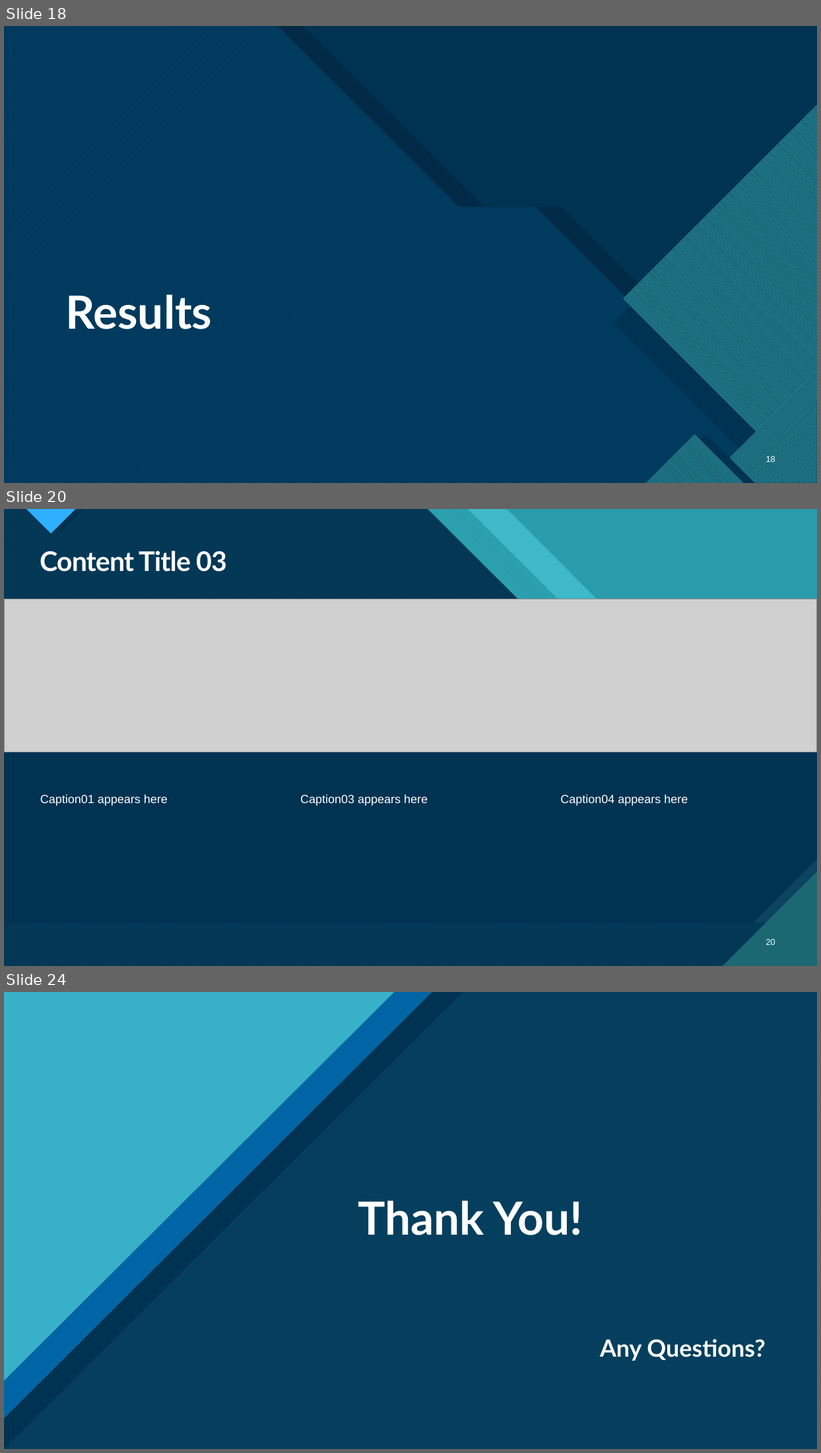
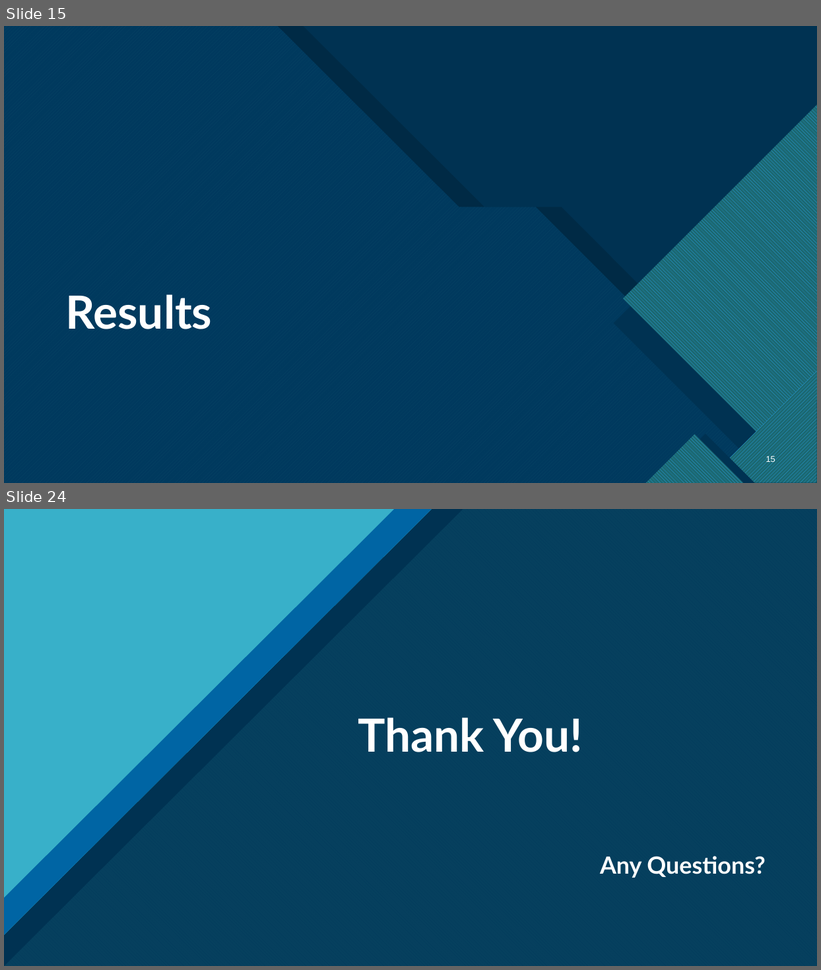
Before and after one commit to MnAppsNet/DominanceQueries, a slide deck: reports/report_presentation.pptx. Shown one above the other, each under a label of ours: slides 18, 20 and 24 before the commit, slides 15 and 24 after it; the slides between them are not shown. The pictures are 821x1453 and 821x970 pixels, drawn with LibreOffice and Linux fonts; fonts in the diff are those of the drawing; grey boxes stand for pictures; background and template pictures are left out; a plain dark background stands for a picture behind light text. Boxes give left, top, right and bottom in pixels: in the first picture for what was removed or moved away, otherwise in the second. Text is boxed around its words. In the diff, an @@ line names an element or a change of style, - is before the commit and + after.

```diff
--- a/reports/report_presentation.pptx
+++ b/reports/report_presentation.pptx
@@ slide 20 removed at [4,509,817,966], background picture (left out); not listed: 13 template elements that a slide beside it also shows @@
@@ rectangle removed at [4,509,817,966] @@
@@ rectangle removed at [4,509,817,966] @@
@@ freeform shape removed at [4,509,817,966] @@
@@ freeform shape removed at [4,509,817,966] @@
@@ freeform shape removed at [4,509,817,966] @@
@@ title removed at [40,551,227,572] @@
-Content Title 03
@@ picture removed at [4,599,817,752] @@
@@ text removed at [40,795,168,806] @@
-Caption01 appears here
@@ text removed at [300,795,428,806] @@
-Caption03 appears here
@@ text removed at [560,795,688,806] @@
-Caption04 appears here
@@ page number removed at [766,939,776,945] @@
-20
@@ what was slide 18 is now slide 15 @@
```
Also in this commit, not shown: 4 slides changed, 7 slides added, 6 other slides removed.
